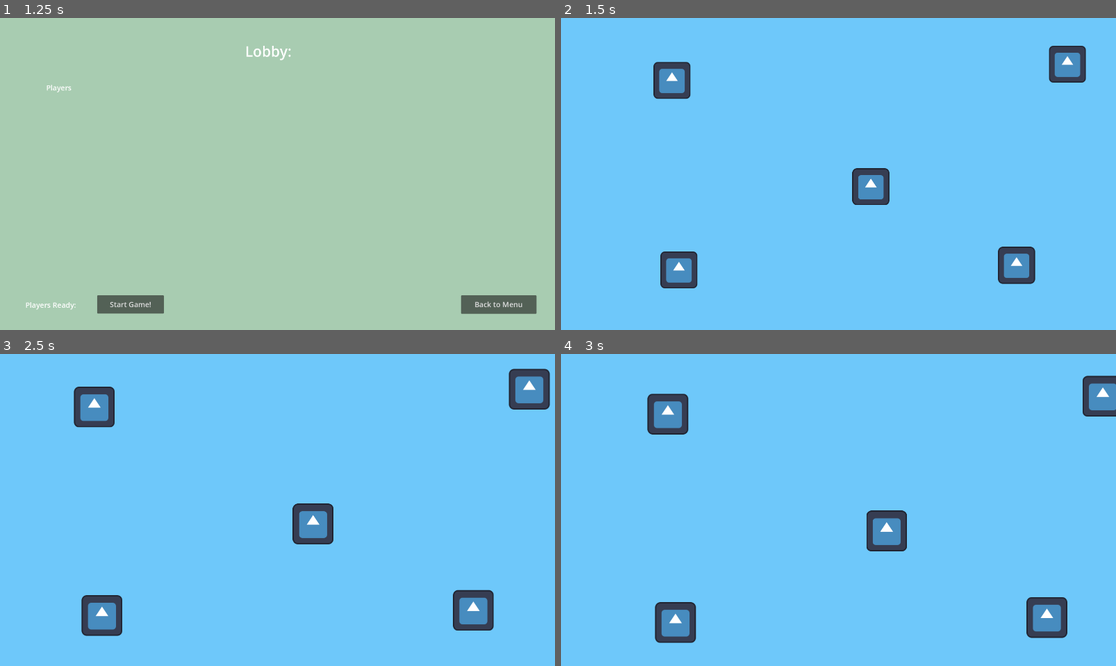
Above: before the commit, frames 1-4 (two rows, left to right).
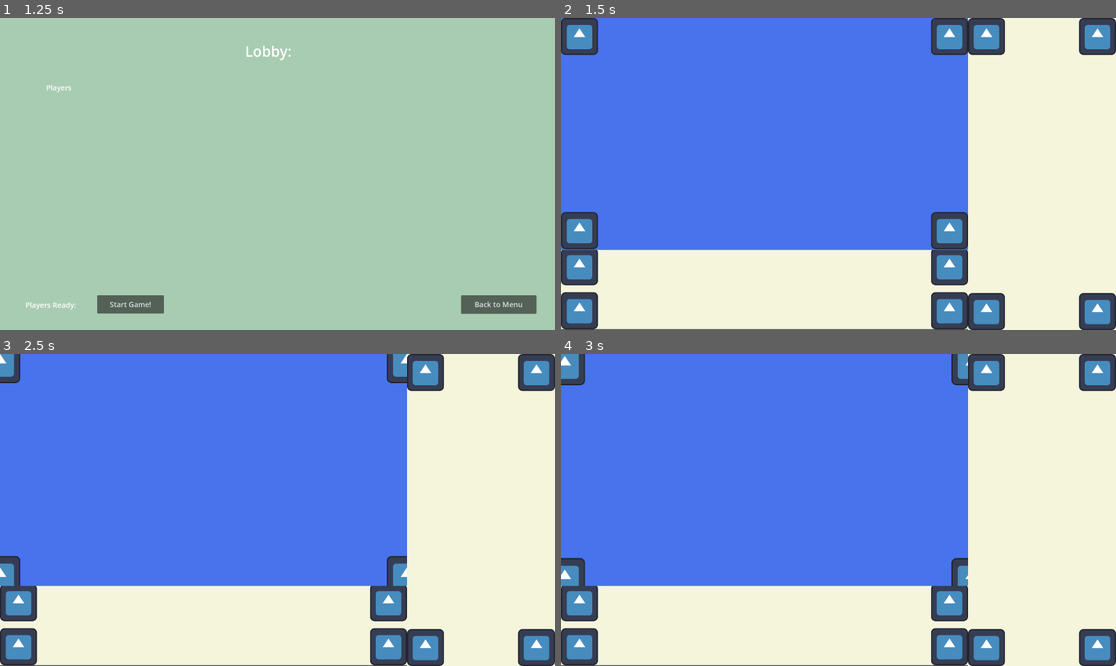
Above: after the commit, the same moments.

Repository: Collyz/Foragers
Game: Godot game, scene res://menu.tscn
Same seed, same stepped clock (60 frames per second), same inputs: the game is played once before the commit and once after it. The engine's default icon, where the game draws it, is replaced by a stand-in: a white triangle on a blue panel in a dark square.
Inputs (mouse positions are in pixels of both pictures, inside the frame that each line leads up to):
- Up to frame 1 (1.25 s): click "Host Game" at 0.5 s
- Up to frame 2 (1.5 s): click "Start Game!" at 1.25 s
- Up to frame 3 (2.5 s): tap Enter at 2 s; move the mouse to (399, 494) at 2.02 s; tap Mouse wheel down (mouse_wheel_down) at 2.1 s; click (399, 494) at 2.17 s; tap Mouse wheel up (mouse_wheel_up) at 2.3 s
- Up to frame 4 (3 s): tap Space at 2.75 s; drag from (727, 525) to (810, 572) at 2.77 s

Frame 1 is identical in both runs. In frame 2, 100% of the frame differs, in the area x 0-100%, y 0-100%; in frame 3, 100%; in frame 4, 100%.

Commit message:
Split game scene with three viewports

Diff:
--- a/foragers/game_scene.gd
+++ b/foragers/game_scene.gd
@@ -1,31 +1,31 @@
-extends Node2D
+extends Control
 
 @onready var settings_menu = preload("res://settings_menu.tscn").instantiate()
-@onready var camera = $Camera2D
+@onready var board_camera = $SubViewportContainerBoard/SubViewport/BoardCamera
 
 
 var dragging := false
 var last_mouse_position := Vector2.ZERO
 
-var world_size = Vector2(0, 0)  # Replace with your game world size
+var board_size = Vector2(0, 0)
+var screen_size = Vector2(0, 0)
 var min_zoom = 1
-var max_zoom = 1.8
+var max_zoom = 3
 var zoom_step = 0.1
 
 func _ready():
-	var size = get_viewport().get_visible_rect().size
-	world_size = size
+	screen_size = get_viewport().get_visible_rect().size
+	print(screen_size)
+	board_size = board_camera.get_viewport().get_visible_rect().size
 
 func _input(event):
 	if Input.is_action_just_pressed("settings_hotkey"):
-		print("escape called")
 		var hasControlNode = get_node_or_null("SettingsControl")
 		if hasControlNode == null:
-			zoom_camera(-10)
 			add_child(settings_menu)
-			settings_menu.position = Vector2(world_size.x/2, world_size.y/2)
+			settings_menu.position = Vector2(screen_size.x/2, screen_size.y/2)
 		else:
-			if settings_menu.get_node_or_null(	"QuitConfirmationControl"):
+			if settings_menu.get_node_or_null("QuitConfirmationControl"):
 				settings_menu.remove_quit_confirmation()
 			else:
 				remove_child(settings_menu)
@@ -40,7 +40,7 @@
 
 	elif event is InputEventMouseMotion and dragging:
 		var delta = event.position - last_mouse_position
-		camera.position -= delta / camera.zoom
+		board_camera.position -= delta / board_camera.zoom
 		last_mouse_position = event.position
 		clamp_camera_to_world()
 
@@ -53,15 +53,15 @@
 			zoom_camera(-zoom_step)
 
 func zoom_camera(amount: float):
-	var new_zoom = camera.zoom + Vector2.ONE * amount
+	var new_zoom = board_camera.zoom + Vector2.ONE * amount
 	new_zoom.x = clamp(new_zoom.x, min_zoom, max_zoom)
 	new_zoom.y = clamp(new_zoom.y, min_zoom, max_zoom)
-	camera.zoom = new_zoom
+	board_camera.zoom = new_zoom
 	clamp_camera_to_world()
 
 func clamp_camera_to_world():
-	var half_screen = get_viewport_rect().size * 0.5 / camera.zoom
+	var half_screen = board_camera.get_viewport_rect().size * 0.5 / board_camera.zoom
 	var min_pos = half_screen
-	var max_pos = world_size - half_screen
+	var max_pos = board_size - half_screen
 
-	camera.position = camera.position.clamp(min_pos, max_pos)
+	board_camera.position = board_camera.position.clamp(min_pos, max_pos)
--- a/foragers/game_scene.tscn
+++ b/foragers/game_scene.tscn
@@ -1,39 +1,168 @@
-[gd_scene load_steps=4 format=3 uid="uid://dgw63hsybqj3u"]
+[gd_scene load_steps=3 format=3 uid="uid://dgw63hsybqj3u"]
 
-[ext_resource type="Texture2D" uid="uid://pg4gn0oxxij1" path="res://solid_blue.png" id="1_mlf6e"]
 [ext_resource type="Script" uid="uid://clrvk7x6lxtiw" path="res://game_scene.gd" id="1_v1wow"]
 [ext_resource type="Texture2D" uid="uid://bk44nnxqotsdn" path="res://icon.svg" id="2_po0ka"]
 
-[node name="Game" type="Node2D"]
+[node name="Game" type="Control"]
+layout_mode = 3
+anchors_preset = 15
+anchor_right = 1.0
+anchor_bottom = 1.0
+grow_horizontal = 2
+grow_vertical = 2
 script = ExtResource("1_v1wow")
 
-[node name="Background" type="TextureRect" parent="."]
-offset_right = 1920.0
-offset_bottom = 1080.0
-texture = ExtResource("1_mlf6e")
+[node name="ColorRect" type="ColorRect" parent="."]
+layout_mode = 1
+anchors_preset = 15
+anchor_right = 1.0
+anchor_bottom = 1.0
+grow_horizontal = 2
+grow_vertical = 2
+color = Color(0.88405, 0.120178, 0.345244, 1)
 
-[node name="Camera2D" type="Camera2D" parent="."]
-position = Vector2(960, 540)
+[node name="SubViewportContainerBoard" type="SubViewportContainer" parent="."]
+layout_mode = 1
+offset_right = 1408.0
+offset_bottom = 802.0
+
+[node name="SubViewport" type="SubViewport" parent="SubViewportContainerBoard"]
+handle_input_locally = false
+size = Vector2i(1408, 802)
+render_target_update_mode = 4
+
+[node name="BG" type="CanvasLayer" parent="SubViewportContainerBoard/SubViewport"]
+layer = -1
+
+[node name="ColorRect" type="ColorRect" parent="SubViewportContainerBoard/SubViewport/BG"]
+anchors_preset = 15
+anchor_right = 1.0
+anchor_bottom = 1.0
+grow_horizontal = 2
+grow_vertical = 2
+color = Color(0.276632, 0.452537, 0.923213, 1)
+
+[node name="Icon2" type="Sprite2D" parent="SubViewportContainerBoard/SubViewport"]
+position = Vector2(64, 64)
+texture = ExtResource("2_po0ka")
+
+[node name="Icon8" type="Sprite2D" parent="SubViewportContainerBoard/SubViewport"]
+position = Vector2(64, 736)
+texture = ExtResource("2_po0ka")
+
+[node name="Icon9" type="Sprite2D" parent="SubViewportContainerBoard/SubViewport"]
+position = Vector2(1344, 736)
+texture = ExtResource("2_po0ka")
+
+[node name="Icon10" type="Sprite2D" parent="SubViewportContainerBoard/SubViewport"]
+position = Vector2(1344, 64)
+texture = ExtResource("2_po0ka")
+
+[node name="BoardCamera" type="Camera2D" parent="SubViewportContainerBoard/SubViewport"]
+position = Vector2(704, 401)
+limit_smoothed = true
+position_smoothing_enabled = true
+position_smoothing_speed = 3.0
+editor_draw_limits = true
+editor_draw_drag_margin = true
+
+[node name="SubViewportContainerBottom" type="SubViewportContainer" parent="."]
+layout_mode = 1
+anchors_preset = 12
+anchor_top = 1.0
+anchor_right = 1.0
+anchor_bottom = 1.0
+offset_top = -278.0
+offset_right = -512.0
+offset_bottom = 3.0
+grow_horizontal = 2
+grow_vertical = 0
+
+[node name="SubViewport" type="SubViewport" parent="SubViewportContainerBottom"]
+handle_input_locally = false
+size = Vector2i(1408, 278)
+render_target_update_mode = 4
+
+[node name="BG" type="CanvasLayer" parent="SubViewportContainerBottom/SubViewport"]
+layer = -2
+follow_viewport_enabled = true
+
+[node name="ColorRect" type="ColorRect" parent="SubViewportContainerBottom/SubViewport/BG"]
+anchors_preset = 15
+anchor_right = 1.0
+anchor_bottom = 1.0
+grow_horizontal = 2
+grow_vertical = 2
+color = Color(0.960784, 0.960784, 0.862745, 1)
+
+[node name="Icon7" type="Sprite2D" parent="SubViewportContainerBottom/SubViewport"]
+position = Vector2(64, 62)
+texture = ExtResource("2_po0ka")
+
+[node name="Icon8" type="Sprite2D" parent="SubViewportContainerBottom/SubViewport"]
+position = Vector2(1344, 62)
+texture = ExtResource("2_po0ka")
+
+[node name="Icon9" type="Sprite2D" parent="SubViewportContainerBottom/SubViewport"]
+position = Vector2(64, 214)
+texture = ExtResource("2_po0ka")
+
+[node name="Icon10" type="Sprite2D" parent="SubViewportContainerBottom/SubViewport"]
+position = Vector2(1344, 214)
+texture = ExtResource("2_po0ka")
+
+[node name="Camera2D" type="Camera2D" parent="SubViewportContainerBottom/SubViewport"]
+position = Vector2(704, 142)
+
+[node name="SubViewportContainerSide" type="SubViewportContainer" parent="."]
+layout_mode = 1
+anchors_preset = 6
+anchor_left = 1.0
+anchor_top = 0.5
+anchor_right = 1.0
+anchor_bottom = 0.5
+offset_left = -512.0
+offset_top = -256.0
+offset_bottom = 256.0
+grow_horizontal = 0
+grow_vertical = 2
+
+[node name="SubViewport" type="SubViewport" parent="SubViewportContainerSide"]
+handle_input_locally = false
+size = Vector2i(512, 1080)
+render_target_update_mode = 4
+
+[node name="BG" type="CanvasLayer" parent="SubViewportContainerSide/SubViewport"]
+layer = -5
+
+[node name="ColorRect" type="ColorRect" parent="SubViewportContainerSide/SubViewport/BG"]
+anchors_preset = 15
+anchor_right = 1.0
+anchor_bottom = 1.0
+grow_horizontal = 2
+grow_vertical = 2
+color = Color(0.960784, 0.960784, 0.862745, 1)
+
+[node name="Icon7" type="Sprite2D" parent="SubViewportContainerSide/SubViewport"]
+position = Vector2(64, 64)
+texture = ExtResource("2_po0ka")
+
+[node name="Icon5" type="Sprite2D" parent="SubViewportContainerSide/SubViewport"]
+position = Vector2(64, 1016)
+texture = ExtResource("2_po0ka")
+
+[node name="Icon4" type="Sprite2D" parent="SubViewportContainerSide/SubViewport"]
+position = Vector2(448, 1016)
+texture = ExtResource("2_po0ka")
+
+[node name="Icon8" type="Sprite2D" parent="SubViewportContainerSide/SubViewport"]
+position = Vector2(448, 64)
+texture = ExtResource("2_po0ka")
+
+[node name="SideCamera" type="Camera2D" parent="SubViewportContainerSide/SubViewport"]
+position = Vector2(256, 540)
 position_smoothing_enabled = true
 position_smoothing_speed = 10.0
 rotation_smoothing_enabled = true
-
-[node name="Icon2" type="Sprite2D" parent="."]
-position = Vector2(384, 216)
-texture = ExtResource("2_po0ka")
-
-[node name="Icon4" type="Sprite2D" parent="."]
-position = Vector2(1576, 856)
-texture = ExtResource("2_po0ka")
-
-[node name="Icon7" type="Sprite2D" parent="."]
-position = Vector2(1752, 160)
-texture = ExtResource("2_po0ka")
-
-[node name="Icon8" type="Sprite2D" parent="."]
-position = Vector2(408, 872)
-texture = ExtResource("2_po0ka")
-
-[node name="Icon9" type="Sprite2D" parent="."]
-position = Vector2(1072, 584)
-texture = ExtResource("2_po0ka")
+editor_draw_limits = true
+editor_draw_drag_margin = true
--- a/foragers/hosting_lobby.tscn
+++ b/foragers/hosting_lobby.tscn
@@ -55,6 +55,7 @@
 text = "Back to Menu"
 
 [node name="StartButton" type="Button" parent="."]
+layout_mode = 0
 offset_left = 336.0
 offset_top = 960.0
 offset_right = 567.0
--- a/foragers/quit_confirmation_control.tscn
+++ b/foragers/quit_confirmation_control.tscn
@@ -70,6 +70,8 @@
 offset_top = -108.0
 offset_right = 259.0
 offset_bottom = -59.0
+grow_horizontal = 2
+grow_vertical = 2
 theme_override_font_sizes/font_size = 35
 text = "Are you sure you want to quit?"
 
--- a/foragers/settings.gd
+++ b/foragers/settings.gd
@@ -5,13 +5,13 @@
 
 @onready var quit_confirmation = preload("res://quit_confirmation_control.tscn").instantiate()
 
+
 func _on_resume_button_pressed():
 	get_parent().remove_child(self)
 
 func _on_quit_button_pressed():
 	add_child(quit_confirmation)
 
-
 func remove_quit_confirmation():
 	remove_child(quit_confirmation)
 
--- a/foragers/settings_menu.tscn
+++ b/foragers/settings_menu.tscn
@@ -10,6 +10,8 @@
 anchor_top = 0.5
 anchor_right = 0.5
 anchor_bottom = 0.5
+offset_top = -2.0
+offset_bottom = -2.0
 grow_horizontal = 2
 grow_vertical = 2
 script = ExtResource("1_0cmel")
@@ -39,6 +41,7 @@
 text = "Quit"
 
 [node name="ResumeButton" type="Button" parent="."]
+layout_mode = 0
 offset_left = -88.0
 offset_top = 68.0
 offset_right = 84.0
